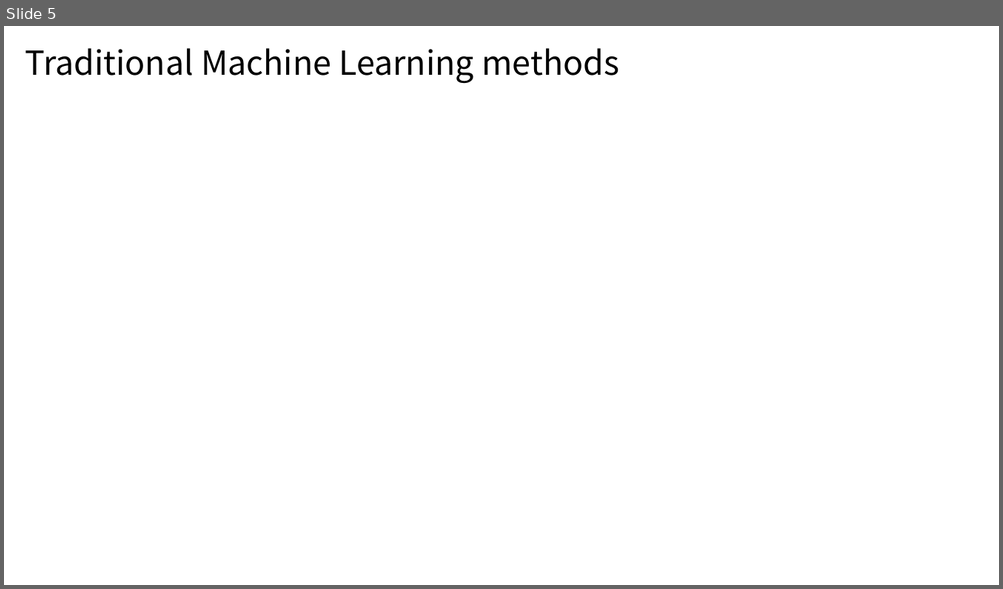
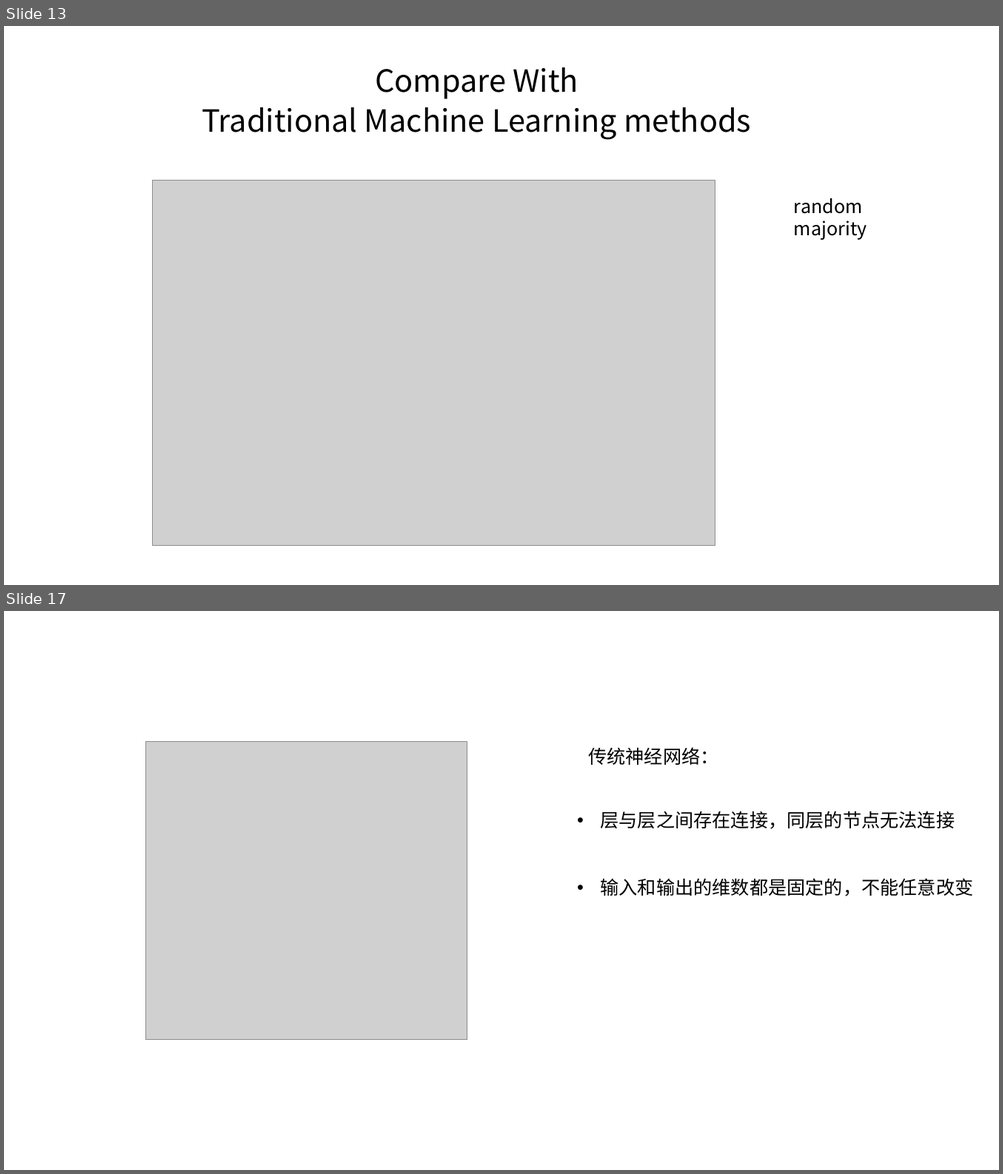
Before and after one commit to SpringFoggy23/FYP, a slide deck: Fake news detection.pptx. Shown one above the other, each under a label of ours: slide 5 before the commit, slides 13 and 17 after it; the slides between them are not shown. The pictures are 1003x589 and 1003x1174 pixels, drawn with LibreOffice and Linux fonts; fonts in the diff are those of the drawing; grey boxes stand for pictures. Boxes give left, top, right and bottom in pixels: in the first picture for what was removed or moved away, otherwise in the second. Text is boxed around its words. In the diff, an @@ line names an element or a change of style, - is before the commit and + after.

```diff
--- a/Fake news detection.pptx
+++ b/Fake news detection.pptx
@@ slide 17 added at bbox=[4, 611, 999, 1170], background #FFFFFF @@
@@ picture added at bbox=[146, 741, 466, 1040] @@
@@ text added at bbox=[588, 747, 718, 765], 18 pt, text #000000 @@
+传统神经网络：
@@ text added at bbox=[600, 811, 973, 897], 18 pt, text #000000 @@
+• 层与层之间存在连接，同层的节点无法连接
+• 输⼊和输出的维数都是固定的，不能任意改变
@@ what was slide 5 is now slide 13 @@
@@ slide 13 changed as well @@
@@ subtitle "Compare With": place and size @@
-subtitle "Compare With" at bbox=[25, 48, 619, 84]
+subtitle "Compare With" at bbox=[202, 67, 751, 140]
@@ subtitle at bbox=[375, 67, 578, 99]: paragraph added @@
+Compare With
@@ subtitle at bbox=[202, 107, 751, 140]: size 32 to 29.6 pt in "Traditional Machine Learning methods"; line spacing 0.9 to 0.8 @@
@@ picture added at bbox=[153, 181, 715, 546] @@
@@ text added at bbox=[794, 198, 867, 240], 18 pt, text #000000 @@
+random
+majority
```
Also in this commit, not shown: 7 other slides changed, 24 other slides added, 11 slides removed, 23 other files.
